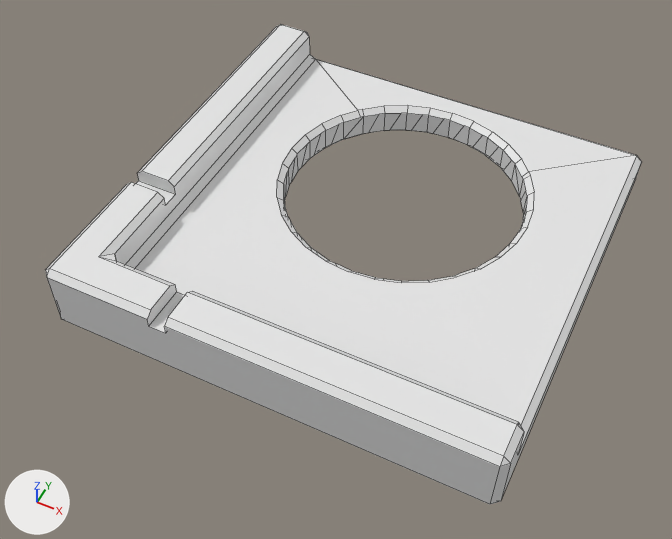
The Blender file jig/TokenJig.blend as it was, and as the next commit left it.
The view is the same before and after, from a camera (50 mm lens) standing at (32.5, -63.7, 75.6) and looking at (1.4, -1.3, -2.3). Every picture has the same lights, and +X, +Y and +Z are marked at lower left. Mesh edges are drawn as thin lines.

Script lines for the objects in view, before the commit:
```python
me_cube = bpy.data.meshes.new('Cube')
me_cube.from_pydata(...)  # 246 vertices, 182 faces; spans x -0.93..1.07, y -0.89..1.11, z -0.15..0.25
# faces by material slot: [115, 67]
me_cube.materials.append(mat_material)  # white #e7e7e7
me_cube.materials.append(None)
me_cube_004 = bpy.data.meshes.new('Cube.004')
me_cube_004.from_pydata(...)  # a box spanning x -1.0..1.0, y -1.0..1.0, z -1.0..1.0
ob_cube = bpy.data.objects.new('Cube', me_cube)
ob_cube.location = (0.8, 1.5, 0.1)
ob_cube.scale = (25.0, 25.0, 20.0)
_m = ob_cube.modifiers.new('Boolean', 'BOOLEAN')
_m.object = ob_cube_003
ob_cube_003 = bpy.data.objects.new('Cube.003', me_cube_004)
ob_cube_003.location = (-19.53, -4.875, 4.48)
ob_cube_003.rotation_euler = (0.0, 0.0, 1.571)  # degrees (0, 0, 90)
ob_cube_003.scale = (1.0, 3.0, 1.0)
ob_cube_003.hide_set(True)  # its collection is switched off
```
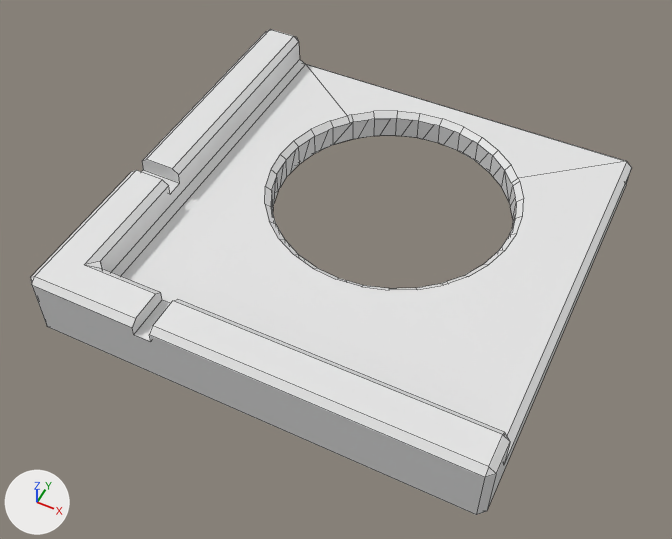
ob_cube_003 is not drawn itself; it is used by a modifier of ob_cube.

What differs and where, as boxes (x1, y1, x2, y2) in the pictures (672 x 539 px):
'Cube', reshaped, moved, modifiers changed: before (46, 24, 642, 504); after (30, 29, 632, 515)
part 1 of me_cube, built on: before (47, 24, 310, 310); after (31, 29, 300, 318)

What changed in the scene script:
```text
Change me_cube:
    used by ob_cube; location = (0.8, 1.5, 0.1); scale = (25.0, 25.0, 20.0)
    remove me_cube.from_pydata(...)  # 246 vertices, 182 faces; spans x -0.93..1.07, y -0.89..1.11, z -0.15..0.25
    add me_cube.from_pydata(...)  # 258 vertices, 188 faces; spans x -0.93..1.07, y -0.89..1.11, z -0.15..0.25
    me_cube part 1
    5 faces are deleted
    12 vertices are added at x -0.93..-0.73, y -0.16..-0.08, z 0.16..0.25
    8 new faces join them, mat_material (white #e7e7e7)
    3 new faces join them
Change ob_cube:
    ob_cube.location: (0.8, 1.5, 0.1) -> (0.0, 0.0, 0.0)
    remove _m = ob_cube.modifiers.new('Boolean', 'BOOLEAN')
    remove _m.object = ob_cube_003
Change ob_cube_003:
    ob_cube_003.location: (-19.53, -4.875, 4.48) -> (-20.27, -2.876, 9.615)
```
